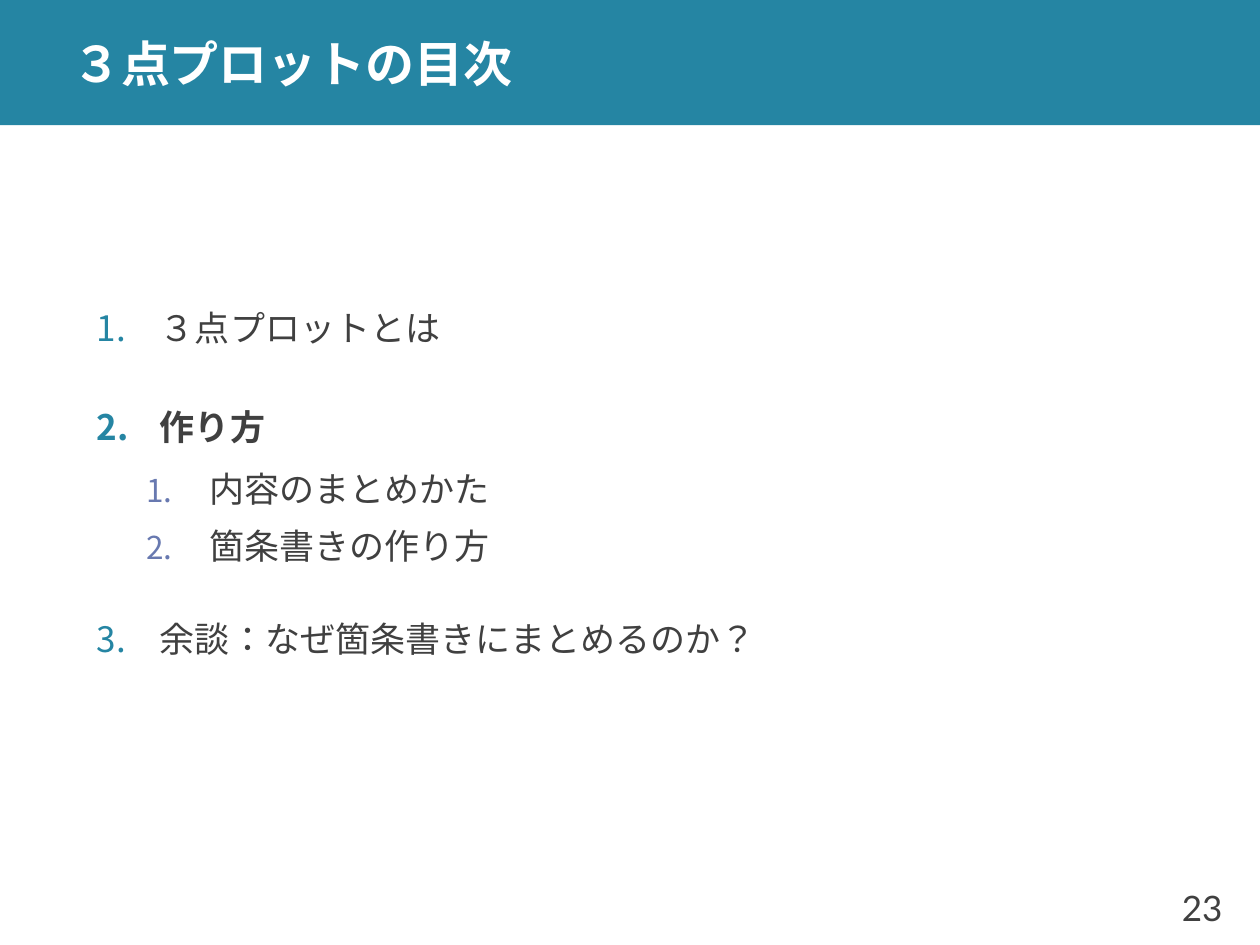
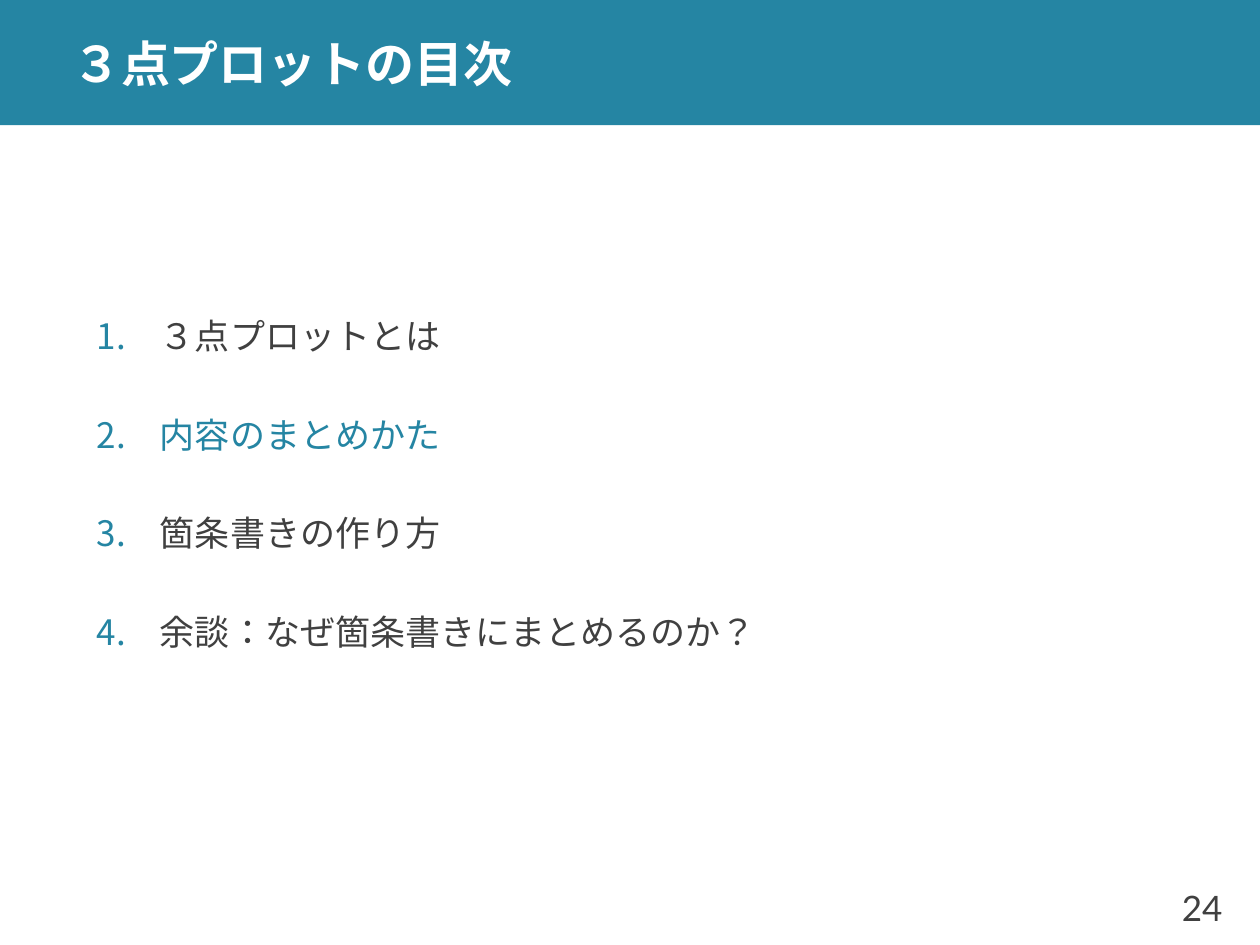
Before and after one commit to shioya-lab/how-to, a slide deck: slide 24 of plot.pptx (slide 23 before the commit). Drawn at 1260x945 pixels with LibreOffice and Linux fonts; fonts in the diff are those of the drawing. Boxes give left, top, right and bottom in pixels: in the first picture for what was removed or moved away, otherwise in the second. Text is boxed around its words. In the diff, an @@ line names an element or a change of style, - is before the commit and + after.

Commit message:
plot を v14 に
p.9 親子関係が厳密ではない点を追加
p.20 背景の話題の絞り方を追加
p.33-p.35 属性や話題によるまとめかたを加筆
p.56 全体プロットの親子関係の注意を追加
p.64 イントロの書き出しについての注意を追加

```diff
--- a/plot.pptx
+++ b/plot.pptx
@@ text at (160, 410, 265, 443): paragraph removed @@
-2. 作り方
@@ text at (160, 418, 440, 549): text colour #404040 to #2585A3 in "内容のまとめかた"; list level 2 to 1 in "内容のまとめかた"; bullet colour #6879B0 to #2585A3; list level 2 to 1 in "箇条書きの作り方" @@
@@ page number at (1182, 895, 1223, 921): text changed @@
-23
+24
```
Also in this commit, not shown: 11 other slides changed, 7 slides added, 1 other file.
